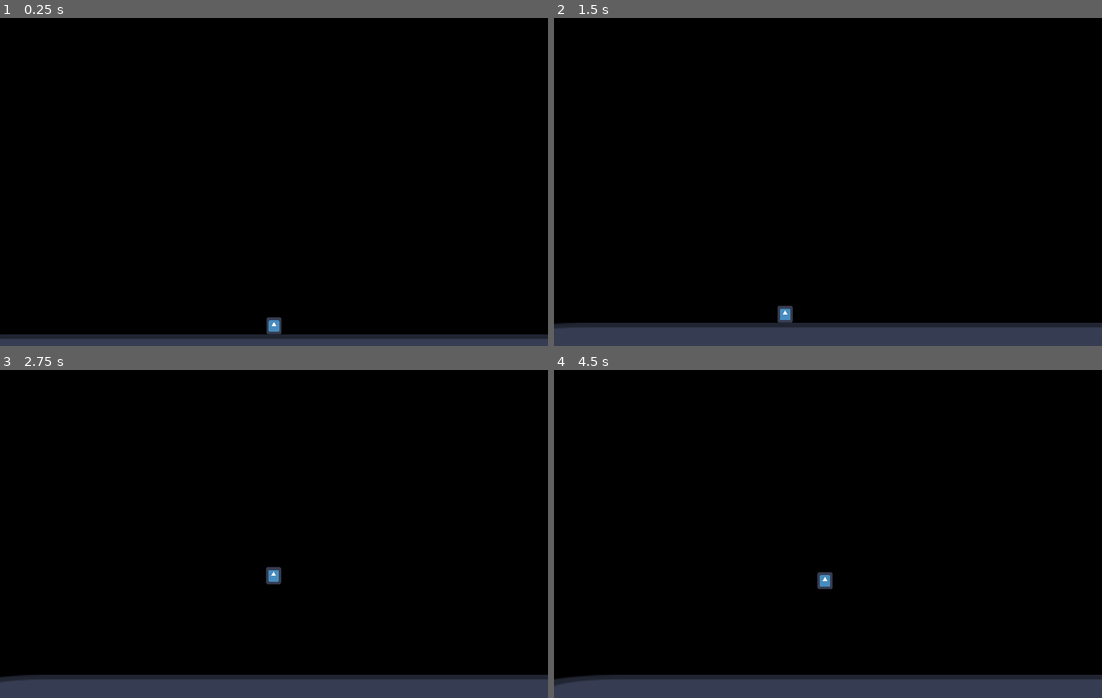
Above: before the commit, frames 1-4 (two rows, left to right).
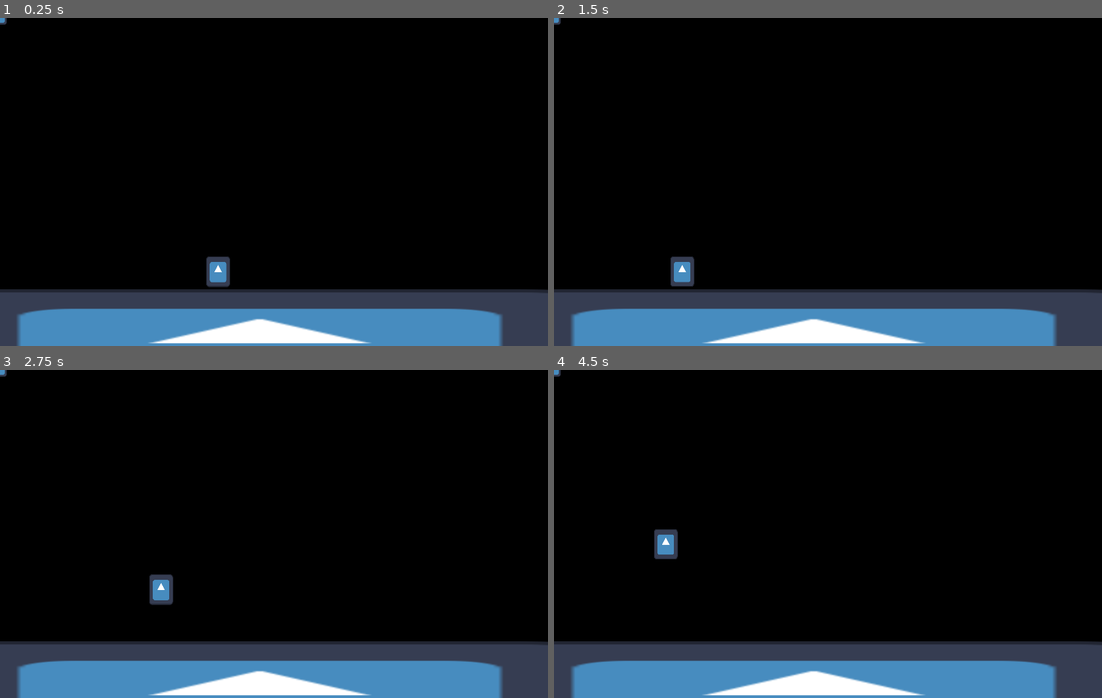
Above: after the commit, the same moments.

Repository: GerrZa/project_actionjump
Game: Godot game, scene res://ptt/ptt_room.tscn
Two runs of this game, one before a commit and one after it. Both use one fixed random seed, a clock stepped at 60 frames per second and the inputs below. Before the commit the project starts from res://scr/ptt_sg.tscn. The engine's default icon, where the game draws it, is replaced by a stand-in: a white triangle on a blue panel in a dark square.
Inputs:
- Up to frame 1 (0.25 s): no input
- Up to frame 2 (1.5 s): tap Space (pj) at 0.6 s; tap A (pl) at 0.8, 1.35 s
- Up to frame 3 (2.75 s): tap D (pr) at 1.55, 2.1 s; tap Enter at 2 s; tap Space (pj) at 2.3 s
- Up to frame 4 (4.5 s): tap Space (pj) at 2.85, 4.25 s; tap A (pl) at 3.05, 3.6 s; tap D (pr) at 3.8, 4.35 s

The runs differ from the first frame. In frame 1, 17% of the frame differs, in the area x 0-100%, y 0-100%; in frame 2, 17%; in frame 3, 17%; in frame 4, 17%.

Commit message:
basic movement done

Diff:
--- a/project.godot
+++ b/project.godot
@@ -11,7 +11,7 @@
 [application]
 
 config/name="Project Jump"
-run/main_scene="res://scr/ptt_sg.tscn"
+run/main_scene="res://ptt/ptt_room.tscn"
 config/features=PackedStringArray("4.2", "Forward Plus")
 config/icon="res://icon.svg"
 
--- /dev/null
+++ b/ptt/CharacterBody2D.gd
@@ -0,0 +1,78 @@
+extends CharacterBody2D
+
+enum {
+	IDLE,
+	RUN,
+	AIR,
+}
+
+var state = IDLE
+
+var grav = 45
+var p_in = 0
+
+func _physics_process(delta):
+	#print(p_in)
+
+	match state:
+		IDLE:
+			velocity.x = 0
+			velocity.y += grav
+			velocity.y = clamp(velocity.y,-10000,350)
+
+			move_and_slide()
+			print("idle")
+		RUN:
+			velocity.x = p_in * 225
+			velocity.y += grav
+			velocity.y = clamp(velocity.y,-10000,350)
+
+			move_and_slide()
+			print("run")
+		AIR:
+			velocity.x += p_in * 70
+			velocity.x = clamp(velocity.x,-225,225)
+			velocity.y += grav
+			velocity.y = clamp(velocity.y,-10000,350)
+
+			move_and_slide()
+			print("air")
+
+
+func _process(delta):
+	p_in = Input.get_axis("pl","pr")
+	match state:
+		IDLE:
+			if p_in != 0:
+				c_state(RUN)
+			if is_on_floor() and Input.is_action_just_pressed("pj"):
+				c_state(AIR,["jump"])
+			if !is_on_floor():
+				c_state(AIR)
+		RUN:
+			if p_in == 0:
+				c_state(IDLE)
+			if is_on_floor() and Input.is_action_just_pressed("pj"):
+				c_state(AIR,["jump"])
+			if !is_on_floor():
+				c_state(AIR)
+		AIR:
+			if is_on_floor():
+				if p_in != 0:
+					c_state(RUN)
+				elif p_in == 0:
+					c_state(IDLE)
+
+func c_state(st,addi_func:=[]):
+	state = st
+	for i in addi_func:
+		call(i)
+	pass
+
+func jump():
+	velocity.y = -650
+
+func kickup():
+	if $obj_inter.get_overlapping_areas().size() != 0:
+		for i  in $obj_inter.get_overlapping_areas():
+			i.up()
--- /dev/null
+++ b/ptt/obj.gd
@@ -0,0 +1,7 @@
+extends Area2D
+
+var is_up = false
+
+func up():
+
+	pass
--- /dev/null
+++ b/ptt/ptt_room.tscn
@@ -0,0 +1,62 @@
+[gd_scene load_steps=8 format=3 uid="uid://lt0rgy1jc48b"]
+
+[ext_resource type="Script" path="res://ptt/CharacterBody2D.gd" id="1_57agk"]
+[ext_resource type="Texture2D" uid="uid://csk1dicruhia6" path="res://icon.svg" id="1_y56vw"]
+[ext_resource type="Script" path="res://ptt/obj.gd" id="3_1rd4a"]
+
+[sub_resource type="RectangleShape2D" id="RectangleShape2D_3og5j"]
+size = Vector2(22, 28)
+
+[sub_resource type="RectangleShape2D" id="RectangleShape2D_cwl6m"]
+size = Vector2(38, 28)
+
+[sub_resource type="RectangleShape2D" id="RectangleShape2D_t1g8n"]
+size = Vector2(3723.64, 448)
+
+[sub_resource type="RectangleShape2D" id="RectangleShape2D_vjmdp"]
+size = Vector2(12, 12)
+
+[node name="PttRoom" type="Node2D"]
+
+[node name="CharacterBody2D" type="CharacterBody2D" parent="."]
+position = Vector2(199, 169)
+script = ExtResource("1_57agk")
+metadata/_edit_group_ = true
+
+[node name="CollisionShape2D" type="CollisionShape2D" parent="CharacterBody2D"]
+shape = SubResource("RectangleShape2D_3og5j")
+
+[node name="Sprite2D" type="Sprite2D" parent="CharacterBody2D"]
+scale = Vector2(0.171875, 0.21875)
+texture = ExtResource("1_y56vw")
+
+[node name="obj_inter" type="Area2D" parent="CharacterBody2D"]
+collision_layer = 0
+collision_mask = 2
+
+[node name="CollisionShape2D" type="CollisionShape2D" parent="CharacterBody2D/obj_inter"]
+shape = SubResource("RectangleShape2D_cwl6m")
+
+[node name="StaticBody2D" type="StaticBody2D" parent="."]
+position = Vector2(237, 295)
+metadata/_edit_group_ = true
+
+[node name="CollisionShape2D" type="CollisionShape2D" parent="StaticBody2D"]
+scale = Vector2(0.171875, 0.21875)
+shape = SubResource("RectangleShape2D_t1g8n")
+
+[node name="Sprite2D" type="Sprite2D" parent="StaticBody2D"]
+position = Vector2(7.62939e-06, 1)
+scale = Vector2(5, 0.750488)
+texture = ExtResource("1_y56vw")
+
+[node name="obj" type="Area2D" parent="."]
+script = ExtResource("3_1rd4a")
+metadata/_edit_group_ = true
+
+[node name="CollisionShape2D" type="CollisionShape2D" parent="obj"]
+shape = SubResource("RectangleShape2D_vjmdp")
+
+[node name="Sprite2D" type="Sprite2D" parent="obj"]
+scale = Vector2(0.09375, 0.09375)
+texture = ExtResource("1_y56vw")
Not shown, added: ptt/ptt2929.tmp
